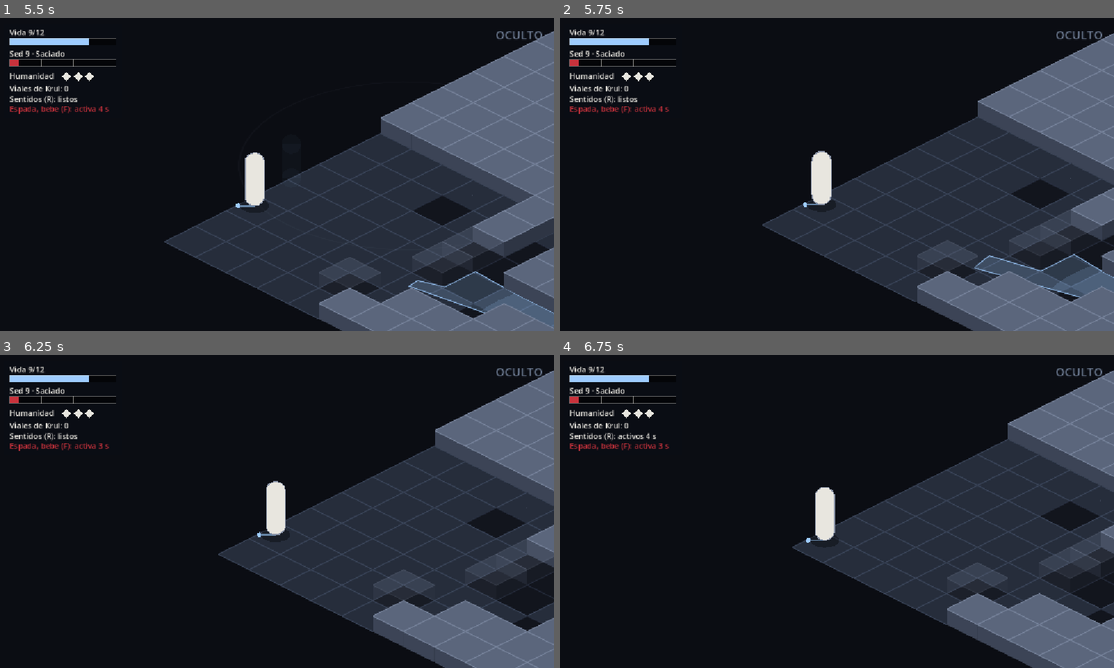
Above: before the commit, frames 1-4 (two rows, left to right).
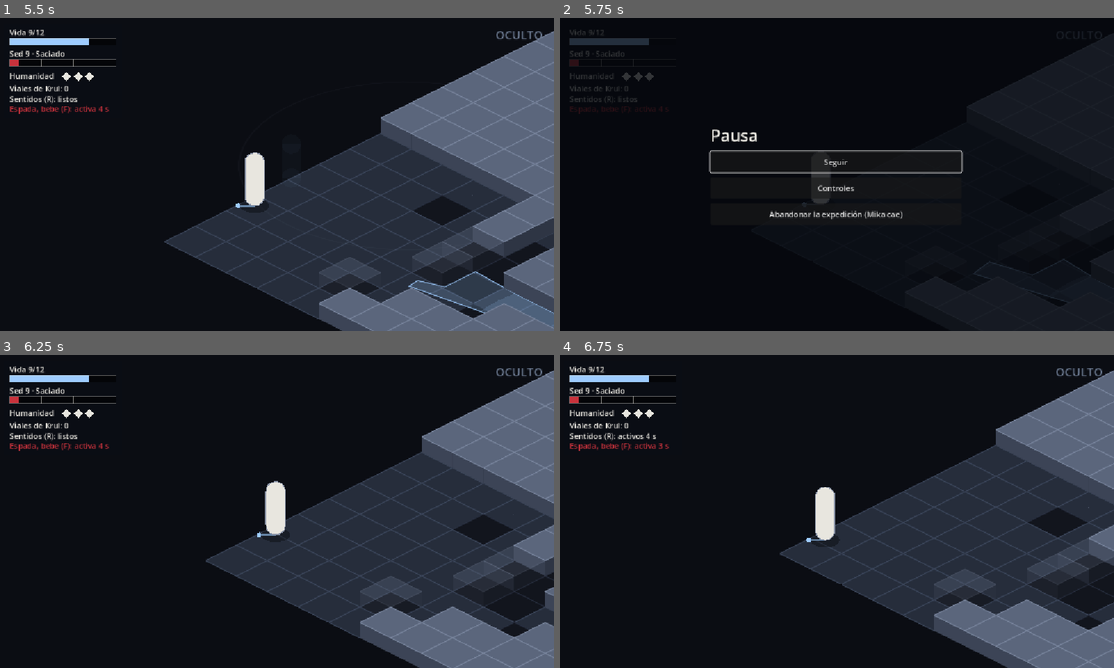
Above: after the commit, the same moments.

Repository: pepinisillo/SeraphPath
Game: Godot game, scene res://escenas/titulo.tscn
The game is run twice, just before and just after one commit, with the same random seed, the same clock (stepped at 60 frames per second) and the same inputs.
Inputs (mouse positions are in pixels of both pictures, inside the frame that each line leads up to):
- Up to frame 1 (5.5 s): click "Nueva expedición" at 0.5 s; click "Entrar: Infiltración" at 1.25 s; tap Enter (ui_accept) at 2, 2.27, 3.02, 4.52, 5.27 s; move the mouse to (398, 158) at 2.02 s; hold D (mover_derecha) 2.03-2.78 s; tap Q (vial) at 2.1, 3.05, 3.8, 4.55, 5.3 s; click (398, 158) at 2.17 s; move the mouse to (166, 190) at 2.77 s; hold S (mover_abajo) 2.78-3.53 s; tap E (beber) at 2.85 s; move the mouse to (332, 105) at 3.52 s; hold D (mover_derecha) 3.53-4.28 s; tap F (espada) at 3.6 s; move the mouse to (249, 237) at 4.27 s; hold W (mover_arriba) 4.28-5.03 s; tap K (golpe_silencioso) at 4.35 s; click (249, 237) at 4.42 s; move the mouse to (443, 221) at 5.02 s; hold A (mover_izquierda) from 5.03 s (still down); tap Space (impulso) at 5.1 s
- Up to frame 2 (5.75 s): keep holding A (mover_izquierda); tap Escape (ui_cancel) at 5.65 s
- Up to frame 3 (6.25 s): release A (mover_izquierda) at 5.75 s; click (277, 498) at 5.75 s, where only the run after the commit has a clickable "Seguir"
- Up to frame 4 (6.75 s): move the mouse to (670, 464) at 6.52 s; hold A (mover_izquierda) from 6.53 s (still down); tap R (sentidos) at 6.6 s

Frame 1 is identical in both runs. In frame 2, 35% of the frame differs, in the area x 1-100%, y 3-100%; in frame 3, 7.5%; in frame 4, 7.0%.

Commit message:
Menú de pausa en los mapas: seguir, controles y abandonar

Diff:
--- a/sed/project.godot
+++ b/sed/project.godot
@@ -98,6 +98,12 @@
 , Object(InputEventJoypadMotion,"resource_local_to_scene":false,"resource_name":"","device":-1,"axis":5,"axis_value":1.0,"script":null)
 ]
 }
+pausa={
+"deadzone": 0.2,
+"events": [Object(InputEventKey,"resource_local_to_scene":false,"resource_name":"","device":-1,"window_id":0,"alt_pressed":false,"shift_pressed":false,"ctrl_pressed":false,"meta_pressed":false,"pressed":false,"keycode":0,"physical_keycode":4194305,"key_label":0,"unicode":0,"location":0,"echo":false,"script":null)
+, Object(InputEventJoypadButton,"resource_local_to_scene":false,"resource_name":"","device":-1,"button_index":6,"pressure":0.0,"pressed":false,"script":null)
+]
+}
 
 [physics]
 
--- /dev/null
+++ b/sed/pruebas/prueba_pausa.gd
@@ -0,0 +1,49 @@
+extends "res://pruebas/comun.gd"
+## Menú de pausa: Esc pausa y reanuda, enseña los controles y, en una expedición, abandonar
+## en mitad de una parada cuenta como caída.
+
+
+func _initialize():
+	await process_frame
+	var m: Mapa = load("res://escenas/mapa_puesto_control.tscn").instantiate()
+	root.add_child(m)
+	await process_frame
+	var menu: MenuPausa = m.get_node("MenuPausa")
+	var pulsar_pausa := func() -> void:
+		var ev := InputEventAction.new()
+		ev.action = "pausa"
+		ev.pressed = true
+		menu._unhandled_input(ev)
+	pulsar_pausa.call()
+	comprobar("Esc pausa el juego", [menu.abierto, paused], [true, true])
+	var textos := menu._caja.get_children().filter(func(h): return h is Button).map(func(b): return b.text)
+	comprobar("seguir, controles y volver al título (fuera de una expedición)", textos, ["Seguir", "Controles", "Volver al título"])
+	menu.abrir(true)
+	await process_frame
+	var etiquetas := menu._caja.get_children().filter(func(h): return h is Label).size()
+	comprobar("los controles", etiquetas, 1 + MenuPausa.CONTROLES.size())
+	pulsar_pausa.call()
+	comprobar("Esc otra vez reanuda", [menu.abierto, paused], [false, false])
+	m.terminado = true
+	pulsar_pausa.call()
+	comprobar("con el mapa terminado (resultado) no se abre", menu.abierto, false)
+	m.queue_free()
+
+	var e := EstadoExpedicion.actual()
+	e.nueva()
+	e.entrar()
+	await process_frame
+	await process_frame
+	await process_frame
+	m = current_scene
+	menu = m.get_node("MenuPausa")
+	menu.abrir()
+	textos = menu._caja.get_children().filter(func(h): return h is Button).map(func(b): return b.text)
+	comprobar("en una expedición, abandonar es caer", textos.has("Abandonar la expedición (Mika cae)"), true)
+	menu._abandonar()
+	await process_frame
+	await process_frame
+	await process_frame
+	comprobar("abandonar: la expedición acaba en caída", [e.activa, str(current_scene.name)], [false, "Final"])
+	e.borrar_partida()
+	terminar()
--- a/sed/scripts/mapa.gd
+++ b/sed/scripts/mapa.gd
@@ -120,6 +120,10 @@
 	var hud := get_node_or_null("HUD")
 	if hud:
 		hud.iniciar(self)
+	var menu := MenuPausa.new()
+	menu.name = "MenuPausa"
+	add_child(menu)
+	menu.iniciar(self)
 	if mika:
 		mika.derrotada.connect(_al_caer_mika)
 		if EstadoExpedicion.en_curso():
--- /dev/null
+++ b/sed/scripts/menu_pausa.gd
@@ -0,0 +1,105 @@
+class_name MenuPausa
+extends CanvasLayer
+## Menú de pausa de los mapas (Esc o Start): seguir, ver los controles o abandonar. En una
+## expedición, abandonar en mitad de una parada cuenta como caída (como cerrar el juego).
+## No se abre si el juego ya está en pausa por otra cosa (resultado, mejora, una escena).
+
+const CONTROLES := [
+	["Moverse", "WASD o flechas", "Stick izquierdo"],
+	["Tajo", "J o clic izquierdo", "X"],
+	["Golpe silencioso", "K o clic derecho", "Y"],
+	["Impulso", "Espacio", "A"],
+	["Beber (mantener)", "E", "B"],
+	["Vial de Krul", "Q", "LB"],
+	["Sentidos", "R", "RB"],
+	["Espada, bebe mi sangre", "F", "Gatillo derecho"],
+	["Pausa", "Esc", "Start"],
+]
+
+var mapa: Mapa
+var abierto := false
+var _caja: VBoxContainer
+var _fondo: ColorRect
+
+
+func iniciar(p_mapa: Mapa) -> void:
+	mapa = p_mapa
+	layer = 20
+	process_mode = Node.PROCESS_MODE_ALWAYS
+	_fondo = ColorRect.new()
+	_fondo.color = Color(0.02, 0.03, 0.05, 0.8)
+	_fondo.set_anchors_preset(Control.PRESET_FULL_RECT)
+	add_child(_fondo)
+	var centro := CenterContainer.new()
+	centro.set_anchors_preset(Control.PRESET_FULL_RECT)
+	_fondo.add_child(centro)
+	_caja = VBoxContainer.new()
+	_caja.custom_minimum_size = Vector2(520, 0)
+	_caja.add_theme_constant_override("separation", 10)
+	centro.add_child(_caja)
+	visible = false
+
+
+func _unhandled_input(evento: InputEvent) -> void:
+	if not evento.is_action_pressed("pausa"):
+		return
+	if abierto:
+		cerrar()
+	elif not get_tree().paused and mapa and not mapa.terminado:
+		abrir()
+	get_viewport().set_input_as_handled()
+
+
+func abrir(con_controles := false) -> void:
+	abierto = true
+	visible = true
+	get_tree().paused = true
+	for hijo in _caja.get_children():
+		hijo.queue_free()
+	_etiqueta("Pausa", 34, Paleta.BLANCO_HUESO)
+	if con_controles:
+		for fila in CONTROLES:
+			_etiqueta("%s: %s · %s" % fila, 16, Paleta.DETALLES)
+	_boton("Seguir", cerrar)
+	if not con_controles:
+		_boton("Controles", abrir.bind(true))
+	if EstadoExpedicion.en_curso():
+		_boton("Abandonar la expedición (Mika cae)", _abandonar)
+	else:
+		_boton("Volver al título", _al_titulo)
+	for hijo in _caja.get_children():
+		if hijo is Button:
+			hijo.call_deferred("grab_focus")
+			break
+
+
+func cerrar() -> void:
+	abierto = false
+	visible = false
+	get_tree().paused = false
+
+
+func _abandonar() -> void:
+	cerrar()
+	EstadoExpedicion.actual().caer()
+
+
+func _al_titulo() -> void:
+	cerrar()
+	get_tree().change_scene_to_file(EstadoExpedicion.ESCENA_TITULO)
+
+
+func _etiqueta(texto: String, tamano: int, color: Color) -> void:
+	var e := Label.new()
+	e.text = texto
+	e.add_theme_font_size_override("font_size", tamano)
+	e.add_theme_color_override("font_color", color)
+	_caja.add_child(e)
+
+
+func _boton(texto: String, accion: Callable) -> void:
+	var b := Button.new()
+	b.text = texto
+	b.custom_minimum_size = Vector2(520, 44)
+	b.pressed.connect(accion)
+	_caja.add_child(b)
Not shown, added: sed/pruebas/prueba_filos.gd.uid
Not shown, added: sed/pruebas/prueba_guardar.gd.uid
Not shown, added: sed/scripts/menu_pausa.gd.uid
Not shown, changed: docs/reglas.md
